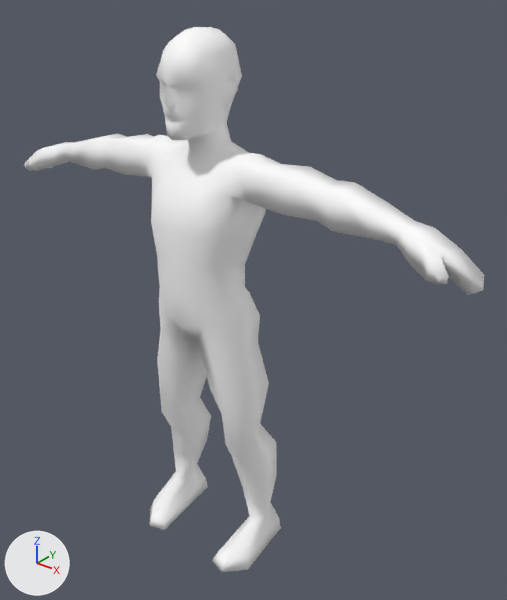
Before and after pictures for a commit that changed the FBX model Contents/mods/The Last of Us Infected/media/anims_X/Zombie/clickerIdle3.fbx.
One viewpoint serves both versions: a 50 mm camera at (77.4, -80.3, 107.2) aimed at (5.7, 9.3, 51.6). The axes (+X, +Y, +Z) are drawn at lower left. The lights are the same throughout. Where no turn or scale is listed for an object, it has been applied to the vertices.

In view in the first picture: 'Body'.
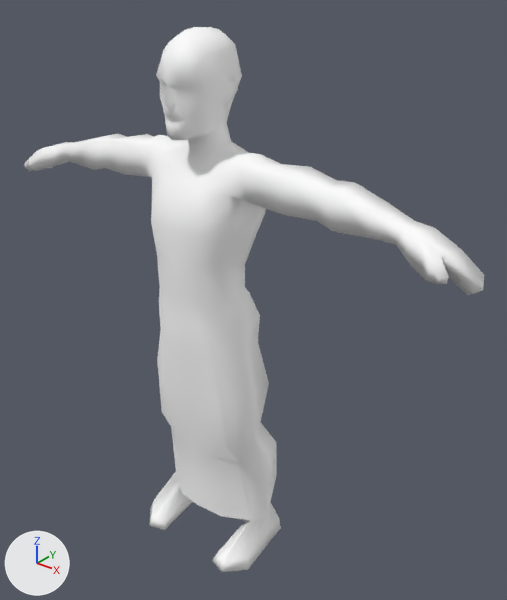
Boxes (x1, y1, x2, y2) around the edits, measured in the pictures (507 x 600 px):
part 1 of me_body, added
    after: (161, 314, 273, 521)

What changed in the scene script:
```text
Change me_body:
    used by ob_body; location = (0.0, 0.0, 0.0)
    remove me_body.from_pydata(...)  # 416 vertices, 826 faces; spans x -49.3..49.3, y -6.0..10.7, z -0.1..98.0
    add me_body.from_pydata(...)  # 470 vertices, 914 faces; spans x -49.3..49.3, y -6.0..12.2, z -0.1..98.0
    me_body part 1
    54 vertices are added at x -12.0..12.4, y -4.3..12.2, z 7.3..46.3
    88 new faces join them
```
